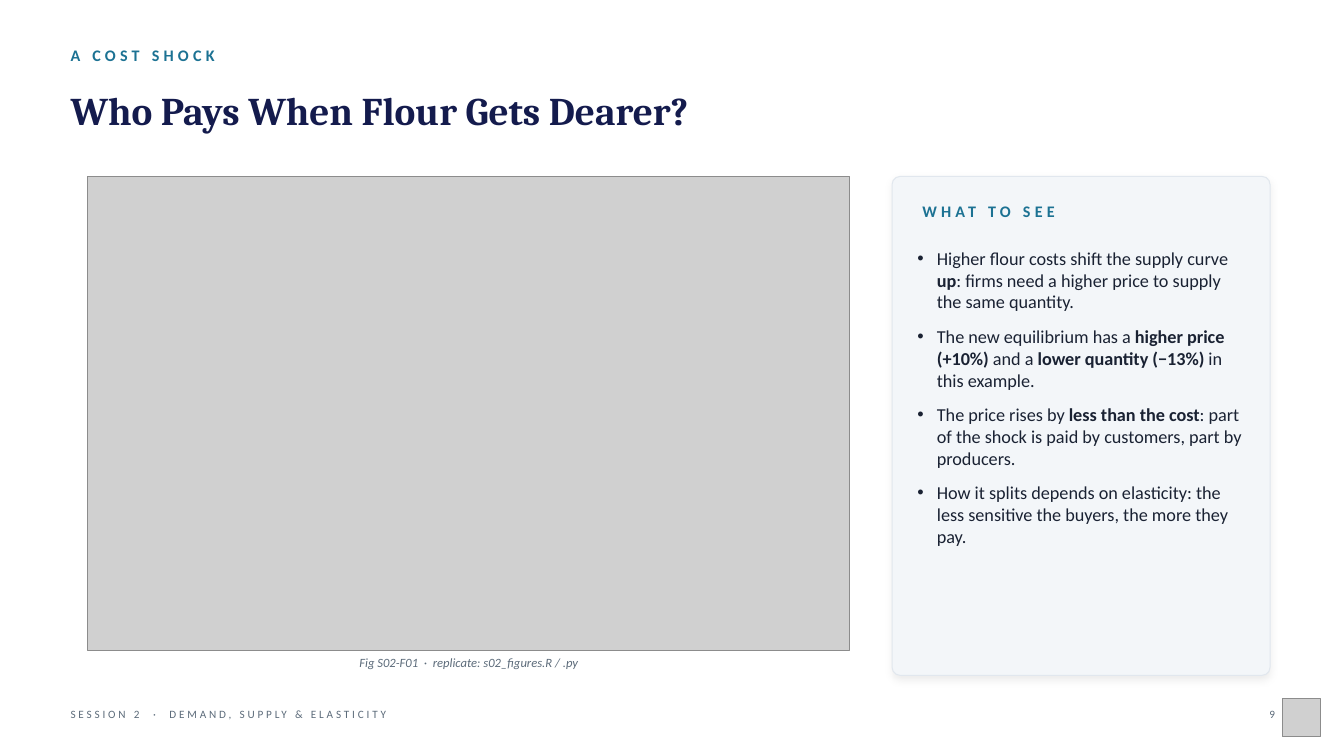
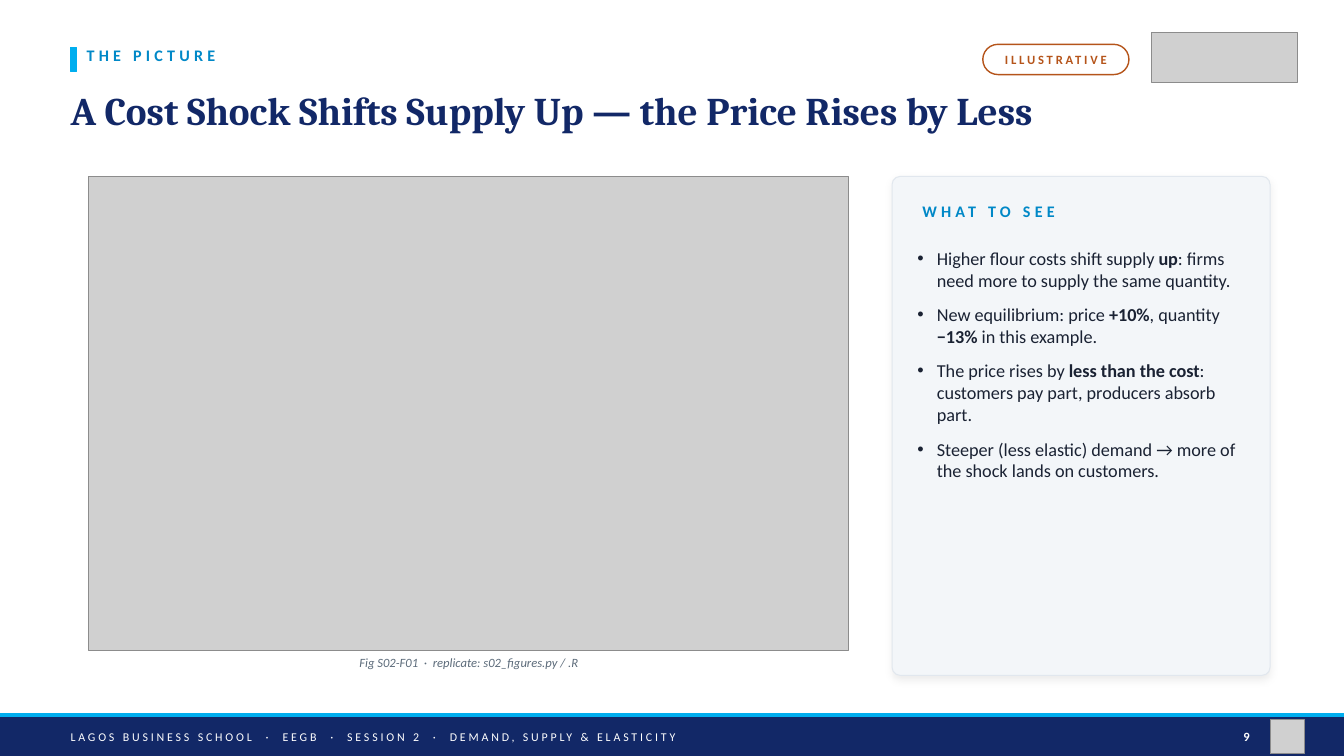
Before and after one commit to adibongo/eegb, a slide deck: slide 9 of sessions/s02/slides/EEGB_S02_Demand_Supply_Elasticity_with_Behavioural_Insights.pptx. Drawn at 1344x756 pixels with LibreOffice and Linux fonts; fonts in the diff are those of the drawing; grey boxes stand for pictures. Boxes give left, top, right and bottom in pixels: in the first picture for what was removed or moved away, otherwise in the second. Text is boxed around its words. In the diff, an @@ line names an element or a change of style, - is before the commit and + after.

```diff
--- a/sessions/s02/slides/EEGB_S02_Demand_Supply_Elasticity_with_Behavioural_Insights.pptx
+++ b/sessions/s02/slides/EEGB_S02_Demand_Supply_Elasticity_with_Behavioural_Insights.pptx
@@ rectangle added at [71, 47, 77, 72], fill #00AEEF, outline #00AEEF 1 pt @@
@@ text added at [87, 50, 215, 61], 11.5 pt, text #0088C7, bold @@
+THE PICTURE
@@ rounded rectangle added at [983, 44, 1129, 75], fill #FFFFFF, outline #B5541A 1 pt @@
@@ text added at [983, 44, 1129, 75], 9 pt, text #B5541A, bold @@
+ILLUSTRATIVE
@@ picture added at [1151, 32, 1298, 82] @@
@@ text "A Cost Shock Shifts Supply ..." at [71, 97, 1032, 134]: vertical alignment top to middle @@
@@ text at [71, 97, 1032, 134]: text changed; size 11.5 to 28 pt; font Calibri to Cambria; text colour #1C7293 to #122867 @@
-A COST SHOCK
+A Cost Shock Shifts Supply Up — the Price Rises by Less
@@ text removed at [71, 97, 688, 134] @@
-Who Pays When Flour Gets Dearer?
@@ text "WHAT TO SEE" at [988, 206, 1011, 217]: text colour #1C7293 to #0088C7 @@
@@ text at [937, 252, 1235, 477]: text changed @@
-• Higher flour costs shift the supply curve up: firms need a higher price to supply the same quantity.
-• The new equilibrium has a higher price (+10%) and a lower quantity (−13%) in this example.
-• The price rises by less than the cost: part of the shock is paid by customers, part by producers.
-• How it splits depends on elasticity: the less sensitive the buyers, the more they pay.
+• Higher flour costs shift supply up: firms need more to supply the same quantity.
+• New equilibrium: price +10%, quantity −13% in this example.
+• The price rises by less than the cost: customers pay part, producers absorb part.
+• Steeper (less elastic) demand → more of the shock lands on customers.
@@ text at [359, 658, 578, 669]: text changed @@
-Fig S02-F01 · replicate: s02_figures.R / .py
+Fig S02-F01 · replicate: s02_figures.py / .R
@@ rectangle added at [0, 714, 1344, 718], fill #00AEEF, outline #00AEEF 1 pt @@
@@ rectangle added at [0, 718, 1344, 756], fill #122867, outline #122867 1 pt @@
@@ text "LAGOS BUSINESS SCHOOL · EEGB ..." at [71, 733, 419, 741]: vertical alignment top to middle @@
@@ text "9": place and size @@
-text "9" at [1269, 711, 1275, 718]
+text "9" at [1243, 732, 1249, 741]
@@ text "9" at [1243, 732, 1249, 741]: size 8 to 9 pt, text colour #5C6B7A to #FFFFFF, bold on; vertical alignment top to middle @@
@@ text at [71, 733, 419, 741]: text changed; size 8 to 8.5 pt; text colour #5C6B7A to #FFFFFF @@
-SESSION 2 · DEMAND, SUPPLY & ELASTICITY
+LAGOS BUSINESS SCHOOL · EEGB · SESSION 2 · DEMAND, SUPPLY & ELASTICITY
@@ picture: place and size @@
-picture at [1282, 699, 1321, 737]
+picture at [1270, 720, 1305, 754]
```
Also in this commit, not shown: 23 other slides changed, 15 slides added, 5 slides removed, 27 other files.
